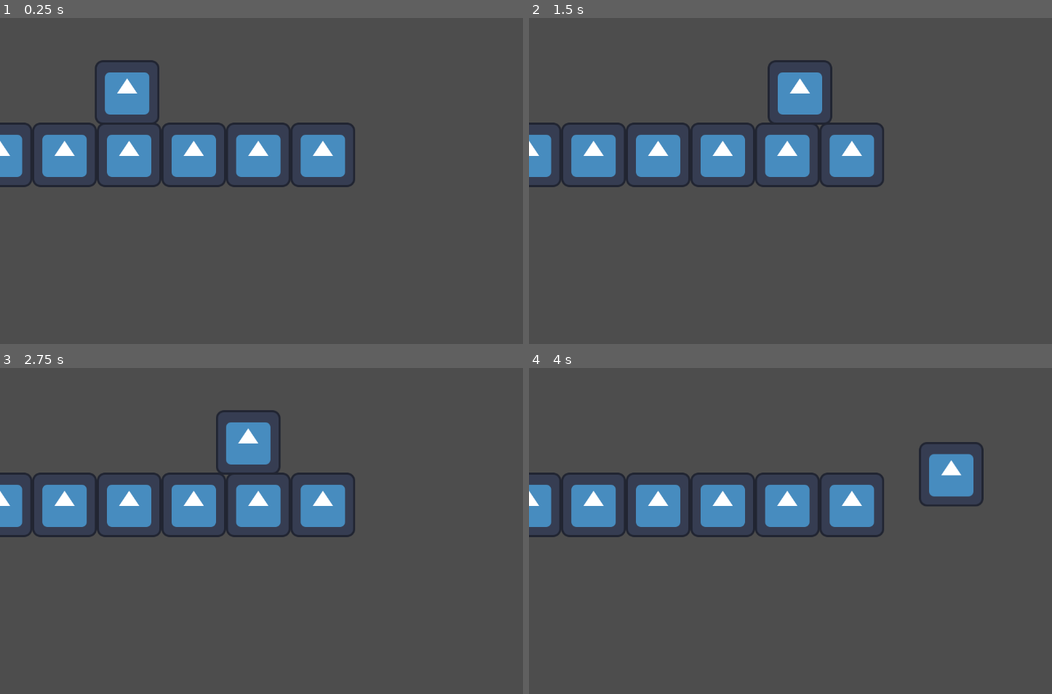
Above: before the commit, frames 1-4 (two rows, left to right).
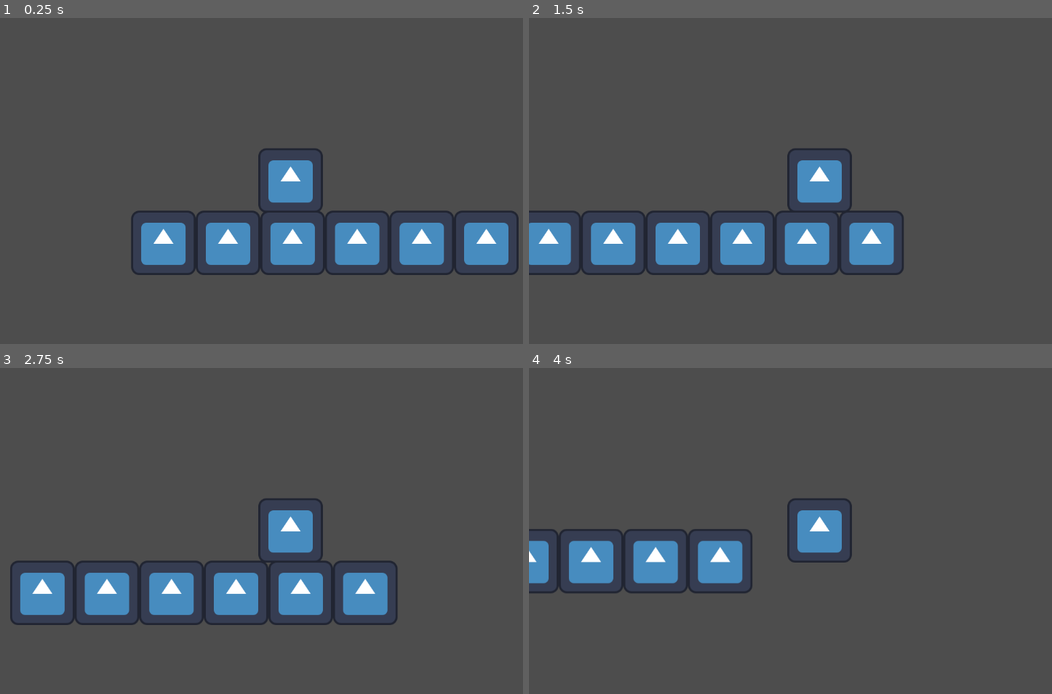
Above: after the commit, the same moments.

Repository: soligso-cpu/Bouncy-bithv
Game: Godot game, scene res://main.tscn
Two runs of this game, one before a commit and one after it. Both use one fixed random seed, a clock stepped at 60 frames per second and the inputs below. The engine's default icon, where the game draws it, is replaced by a stand-in: a white triangle on a blue panel in a dark square.
Inputs:
- Up to frame 1 (0.25 s): no input
- Up to frame 2 (1.5 s): tap Enter (ui_accept) at 0.5, 0.77 s; hold Right (ui_right) from 0.53 s (still down)
- Up to frame 3 (2.75 s): tap Enter (ui_accept) at 1.52 s; release Right (ui_right) at 2.03 s; hold Left (ui_left) from 2.03 s (still down)
- Up to frame 4 (4 s): release Left (ui_left) at 2.78 s; hold Right (ui_right) from 2.78 s (still down); tap Enter (ui_accept) at 3.02, 3.77 s

The runs differ from the first frame. In frame 1, 18% of the frame differs, in the area x 0-100%, y 12-79%; in frame 2, 18%; in frame 3, 18%, in the area x 0-77%, y 12-79%; in frame 4, 15%.

Commit message:
added sprites

Diff:
--- a/bouncy-game/main.tscn
+++ b/bouncy-game/main.tscn
@@ -154,6 +154,9 @@
 position = Vector2(252, 152)
 shape = SubResource("RectangleShape2D_p6004")
 
+[node name="Camera2D" type="Camera2D" parent="canaduck" unique_id=1570315175]
+position = Vector2(252, 152)
+
 [node name="TileMapLayer" type="TileMapLayer" parent="." unique_id=2068188889]
 tile_map_data = PackedByteArray("AAAMAA0AAAAAAAAAAAAMAA4AAAAAAAEAAAAMAA8AAAAAAAIAAAAMABAAAAAAAAMAAAAMABEAAAAAAAQAAAAMAB …(6064 unchanged characters)…
 tile_set = SubResource("TileSet_p6004")
Binary file added: bouncy-game/Assets/left.png
Not shown, added: bouncy-game/Assets/left.png.import
Binary file added: bouncy-game/Assets/right.png
Not shown, added: bouncy-game/Assets/right.png.import
